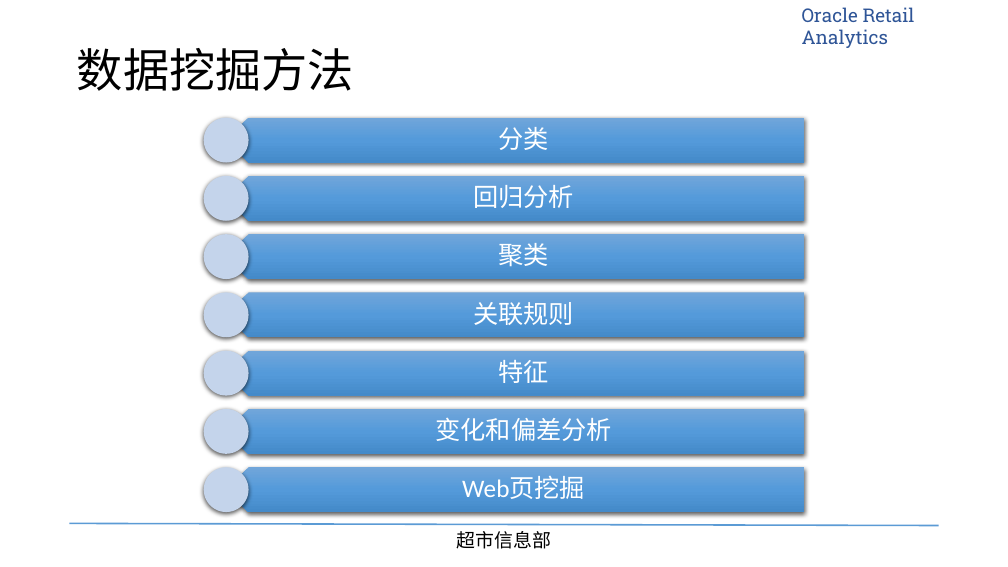
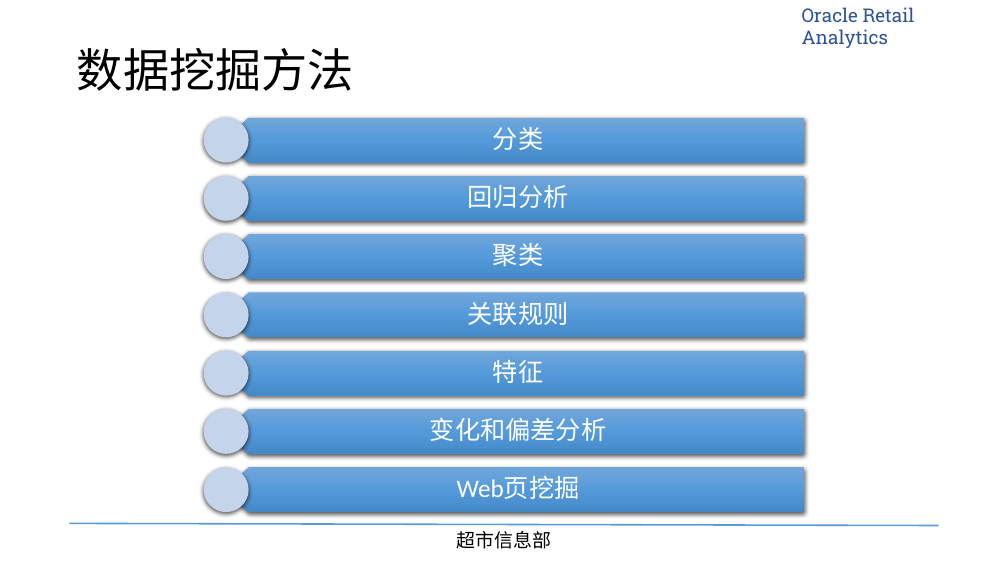
Before and after one commit to tigeryangjin/BBG, a slide deck: slide 4 of Task/2016-01-27-购物篮关联分析/PPT/超市信息部-关联分析培训.pptx. Drawn at 1008x567 pixels with LibreOffice and Linux fonts; fonts in the diff are those of the drawing; background and template pictures are left out. Boxes give left, top, right and bottom in pixels: in the first picture for what was removed or moved away, otherwise in the second. Text is boxed around its words. In the diff, an @@ line names an element or a change of style, - is before the commit and + after.

```diff
--- a/Task/2016-01-27-购物篮关联分析/PPT/超市信息部-关联分析培训.pptx
+++ b/Task/2016-01-27-购物篮关联分析/PPT/超市信息部-关联分析培训.pptx
@@ text "分类": place and size @@
-text "分类" at (498, 127, 548, 150)
+text "分类" at (493, 127, 543, 150)
@@ text "回归分析": place and size @@
-text "回归分析" at (473, 185, 574, 208)
+text "回归分析" at (468, 185, 569, 208)
@@ text "聚类": place and size @@
-text "聚类" at (498, 243, 548, 266)
+text "聚类" at (493, 243, 543, 266)
@@ text "关联规则": place and size @@
-text "关联规则" at (473, 302, 574, 325)
+text "关联规则" at (468, 302, 569, 325)
@@ text "特征": place and size @@
-text "特征" at (498, 360, 548, 383)
+text "特征" at (493, 360, 543, 383)
@@ text "变化和偏差分析": place and size @@
-text "变化和偏差分析" at (435, 417, 611, 441)
+text "变化和偏差分析" at (430, 417, 606, 441)
@@ text "Web页挖掘": place and size @@
-text "Web页挖掘" at (462, 477, 585, 499)
+text "Web页挖掘" at (457, 477, 580, 499)
```
Also in this commit, not shown: 1 other slide changed, 2 slides added, 2 slides removed, 29 other files.
